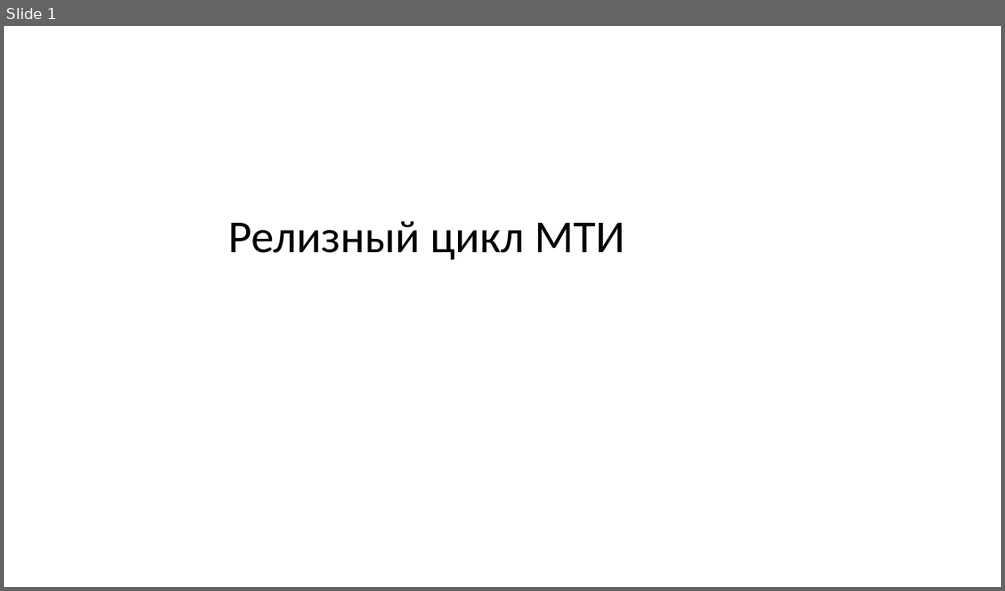
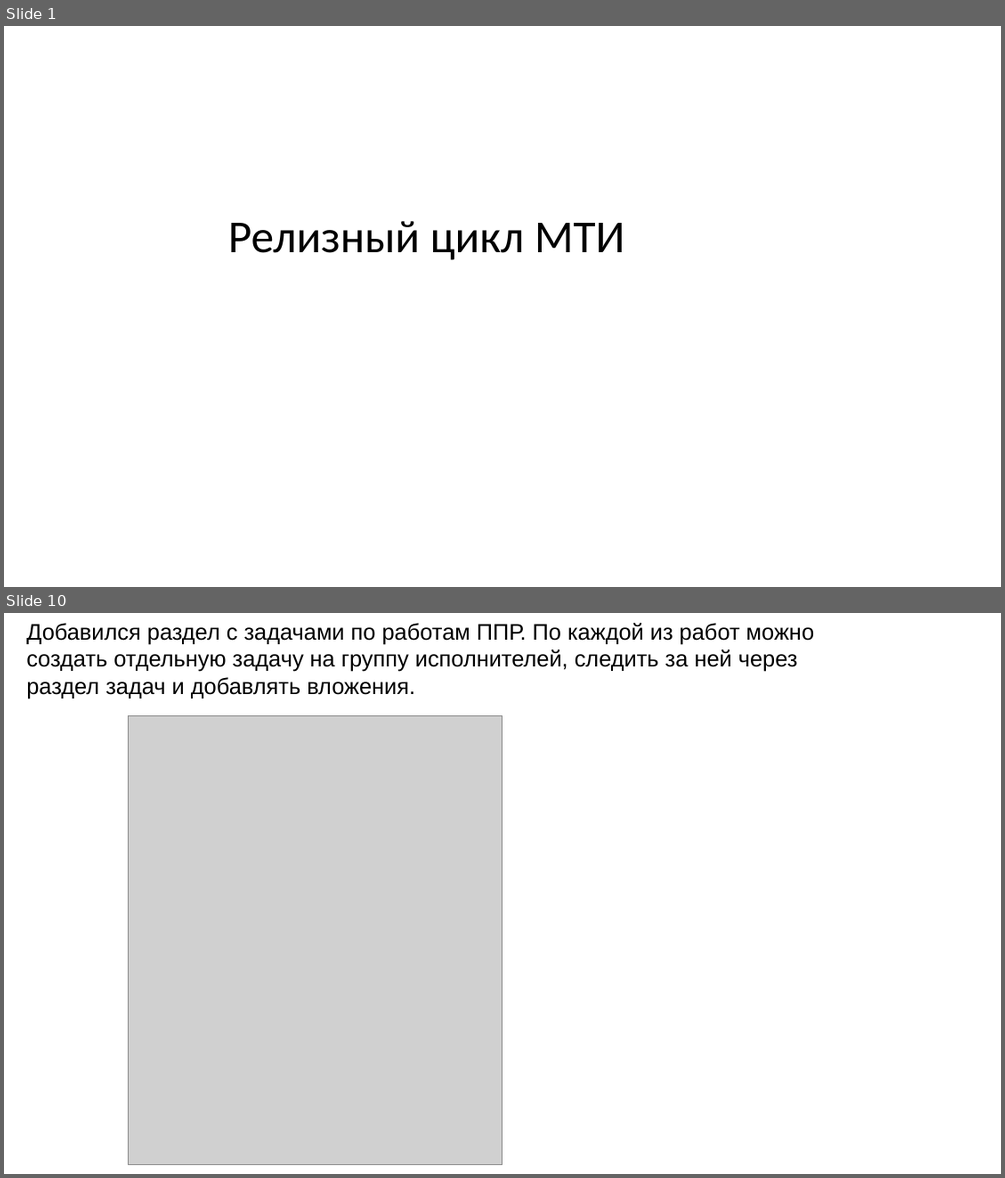
Before and after one commit to akharkov88/Project_Efim_new, a slide deck: Презентация с релизами.pptx. Shown one above the other, each under a label of ours: slide 1 before the commit, slides 1 and 10 after it; the slides between them are not shown. The pictures are 1005x591 and 1005x1178 pixels, drawn with LibreOffice and Linux fonts; fonts in the diff are those of the drawing; grey boxes stand for pictures. Boxes give left, top, right and bottom in pixels: in the first picture for what was removed or moved away, otherwise in the second. Text is boxed around its words. In the diff, an @@ line names an element or a change of style, - is before the commit and + after.

```diff
--- a/Презентация с релизами.pptx
+++ b/Презентация с релизами.pptx
@@ slide 10 added at <box>4,613,1001,1174</box>, background #FFFFFF @@
@@ text added at <box>26,623,814,698</box>, 18 pt, text #000000 @@
+Добавился раздел с задачами по работам ППР. По каждой из работ можно создать отдельную задачу на группу исполнителей, следить за ней через раздел задач и добавлять вложения.
@@ picture added at <box>129,716,502,1166</box> @@
```
Also in this commit, not shown: 2 slides changed, 6 other slides added, 7 other files.
